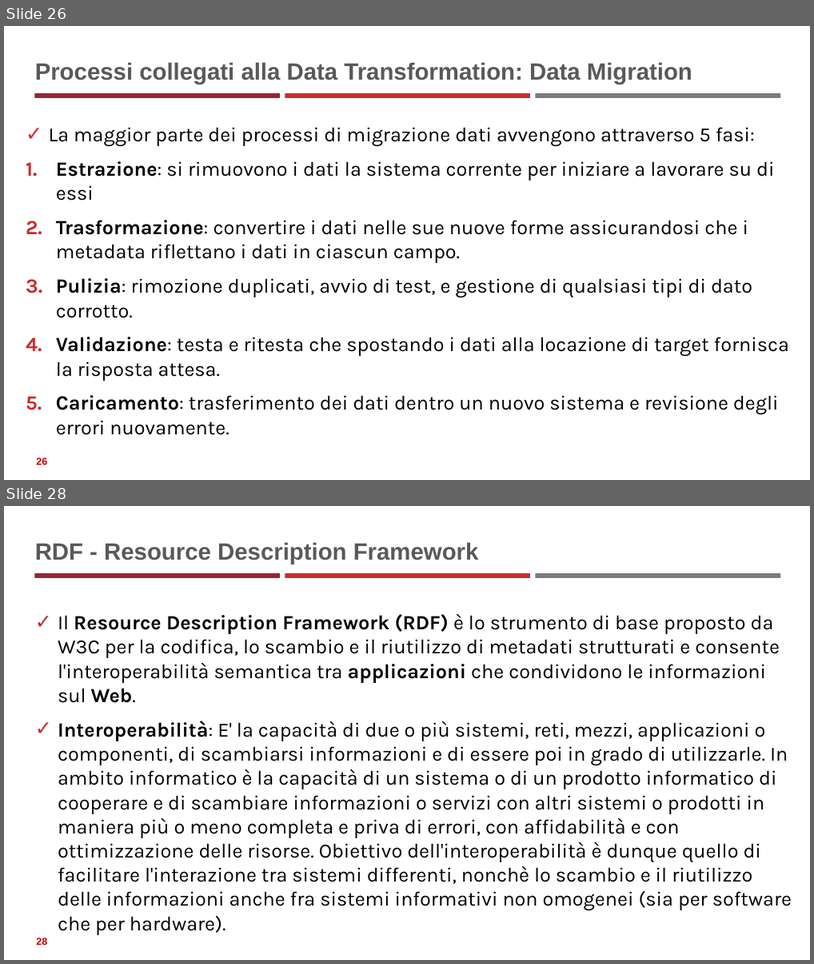
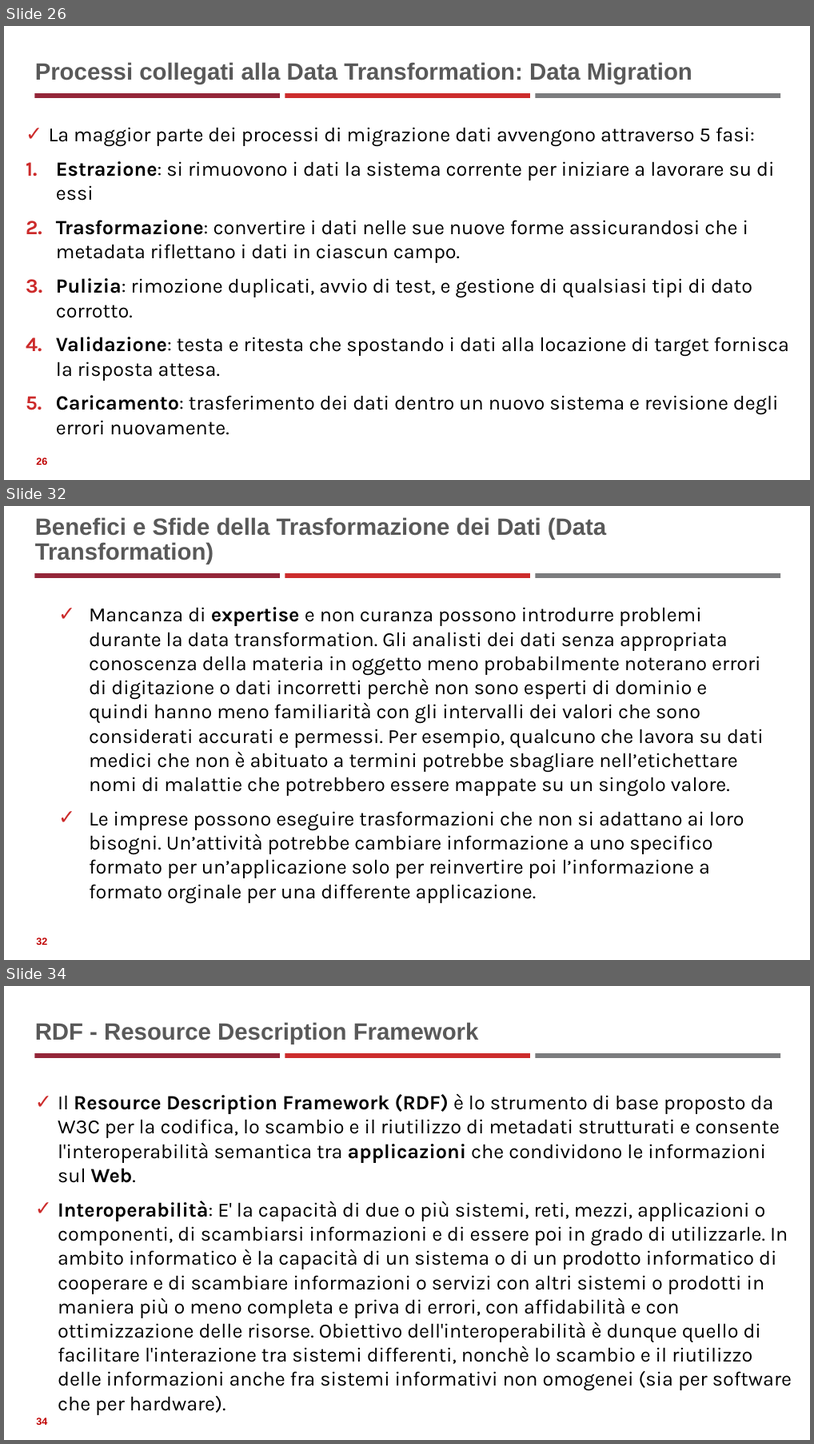
Before and after one commit to neural1977/data_science_interview_material, a slide deck: Data_Science_ita.pptx. Shown one above the other, each under a label of ours: slides 26 and 28 before the commit, slides 26, 32 and 34 after it; the slides between them are not shown. The pictures are 814x964 and 814x1444 pixels, drawn with LibreOffice and Linux fonts; fonts in the diff are those of the drawing. Boxes give left, top, right and bottom in pixels: in the first picture for what was removed or moved away, otherwise in the second. Text is boxed around its words. In the diff, an @@ line names an element or a change of style, - is before the commit and + after.

```diff
--- a/Data_Science_ita.pptx
+++ b/Data_Science_ita.pptx
@@ slide 32 added at box(4, 506, 810, 960), background #FFFFFF; not listed: 3 template elements that a slide beside it also shows @@
@@ title added at box(35, 517, 606, 564), 28 pt, text #595959, bold @@
+Benefici e Sfide della Trasformazione dei Dati (Data Transformation)
@@ text added at box(89, 607, 764, 903), 24 pt, text #000000 @@
+✓ Mancanza di expertise e non curanza possono introdurre problemi durante la data transformation. Gli analisti dei dati senza appropriata conoscenza della materia in oggetto meno probabilmente noterano errori di digitazione o dati incorretti perchè non sono esperti di dominio e quindi hanno meno familiarità con gli intervalli dei valori che sono considerati accurati e permessi. Per esempio, qualcuno che lavora su dati medici che non è abituato a termini potrebbe sbagliare nell’etichettare nomi di malattie che potrebbero essere mappate su un singolo valore.
+✓ Le imprese possono eseguire trasformazioni che non si adattano ai loro bisogni. Un’attività potrebbe cambiare informazione a uno specifico formato per un’applicazione solo per reinvertire poi l’informazione a formato orginale per una differente applicazione.
@@ page number added at box(36, 937, 47, 944), 12 pt, text #C00000, bold @@
+32
@@ what was slide 28 is now slide 34 @@
@@ page number at box(36, 1417, 47, 1424): text changed @@
-28
+34
```
Also in this commit, not shown: 2 slides changed, 5 other slides added, 1 other file.
